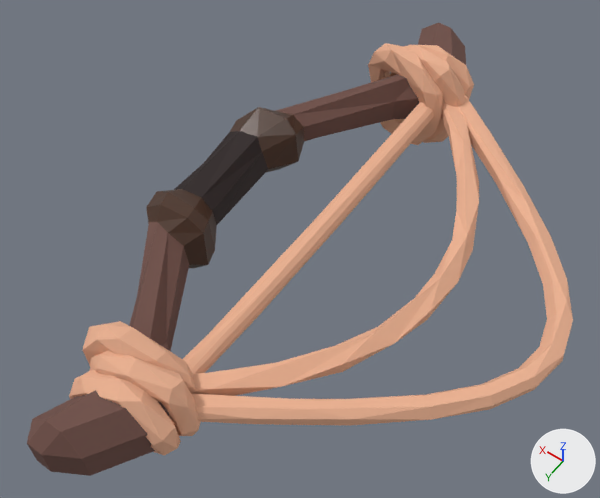
The Blender file assets/model/item/weapons/bow/bow.blend as it was, and as the next commit left it.
Camera for both pictures: a camera (50 mm lens) standing at (-0.352, 0.517, 0.753) and looking at (-0.01, 0.038, 0.0). Arrows for +X, +Y and +Z are at lower right; the lights stay in place.

The older version as bpy lines, for what is in view:
```python
ob_2 = bpy.data.objects.new('2', cu_béziercurve)
ob_2.location = (0.0, 0.0, 0.003)
ob_3 = bpy.data.objects.new('3', cu_béziercurve_002)
ob_3.location = (-0.018, 0.0, 0.003)
ob_ropetie2 = bpy.data.objects.new('RopeTie2', cu_béziercurve_005)
ob_ropetie2.location = (0.015, 0.28, -0.005)
ob_ropetie2.rotation_euler = (1.571, -0.261, 0.0)  # degrees (90, -15, 0)
# also in view: '1' at (-0.011, 0.003, 0.002); 'RopeTie' at (0.02, -0.281, -0.007); 'Bow' at (0.07, 0.0, -0.002)
```
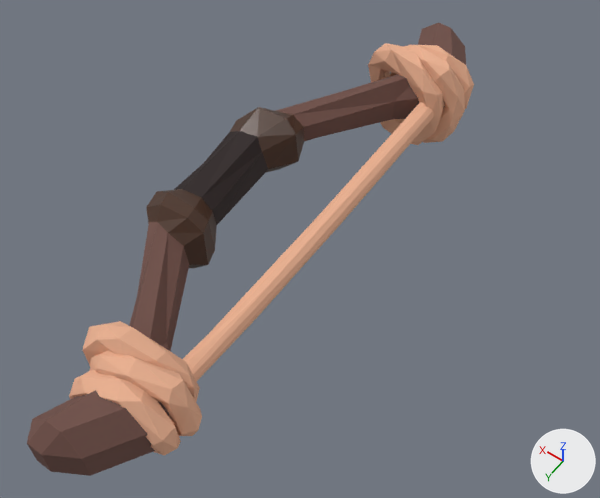
The change, as a diff of the scene's bpy script:
```diff
--- a/assets/model/item/weapons/bow/bow.blend.py
+++ b/assets/model/item/weapons/bow/bow.blend.py
@@ ob_2 @@
 _m = ob_2.modifiers.new('Decimate', 'DECIMATE')
 _m.ratio = 0.0753
+ob_2.hide_set(True)
@@ ob_3 @@
 _m = ob_3.modifiers.new('Decimate', 'DECIMATE')
 _m.ratio = 0.116
+ob_3.hide_set(True)
```

Boxes [x1, y1, x2, y2] around the edits, measured in the pictures (600 x 498 px):
'3', hidden (beige)
    before: [192, 95, 573, 426]
'2', hidden (beige)
    before: [192, 101, 479, 396]
